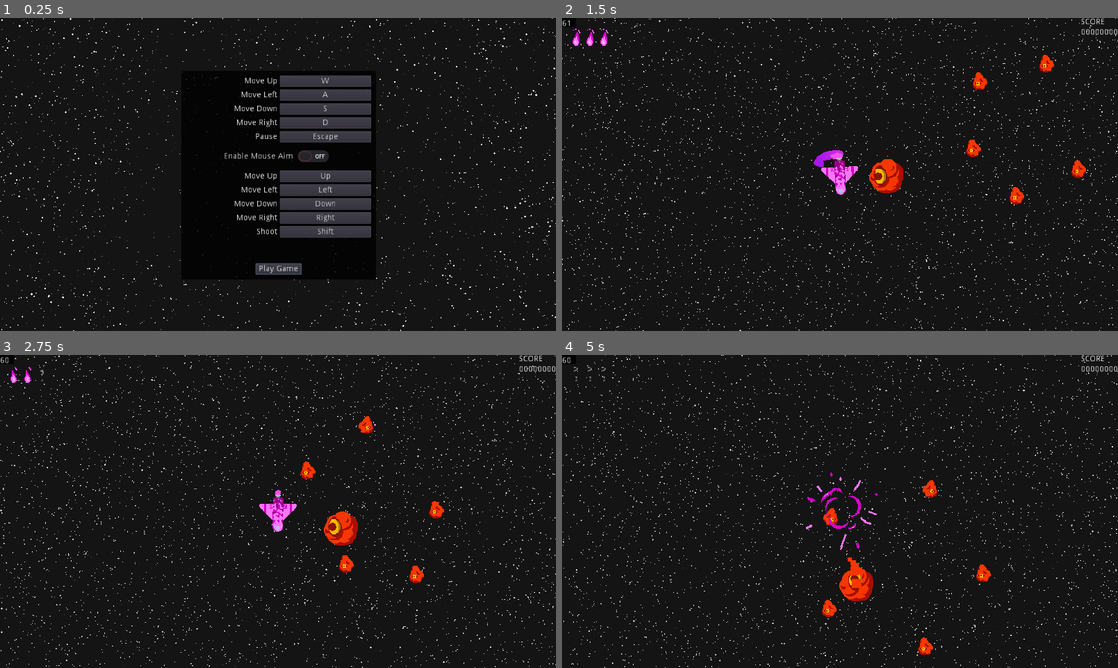
Above: before the commit, frames 1-4 (two rows, left to right).
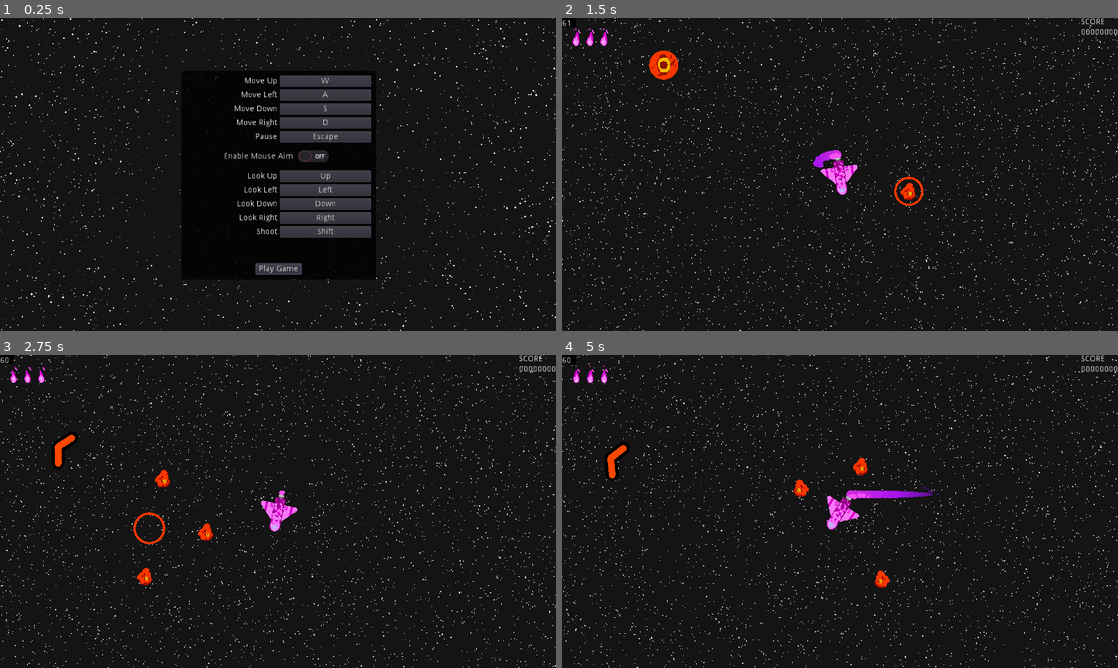
Above: after the commit, the same moments.

Repository: Jellonator/04-Space-Shooter
Game: Godot game, scene res://Gui/StartScreen.tscn
Same seed, same stepped clock (60 frames per second), same inputs: the game is played once before the commit and once after it.
Inputs (mouse positions are in pixels of both pictures, inside the frame that each line leads up to):
- Up to frame 1 (0.25 s): no input
- Up to frame 2 (1.5 s): click "Play Game" at 0.5 s; tap Enter at 1.25 s; move the mouse to (962, 158) at 1.27 s; hold D (move_right) from 1.28 s (still down); hold Down (look_down) from 1.28 s (still down); click (962, 158) at 1.42 s
- Up to frame 3 (2.75 s): tap Left (look_left) at 1.55 s; release D (move_right) at 2 s; release Down (look_down) at 2 s; drag from (166, 527) to (250, 574) at 2.02 s
- Up to frame 4 (5 s): move the mouse to (895, 442) at 2.77 s; hold D (move_right) 2.78-3.5 s; hold Right (look_right) 2.78-3.5 s; tap Up (look_up) at 3.05 s; drag from (812, 574) to (673, 464) at 3.52 s; move the mouse to (1006, 558) at 4.27 s; press the mouse at (1006, 558) at 4.28 s; hold A (move_left) from 4.28 s (still down); tap Left (look_left) at 4.55 s

The runs differ from the first frame. In frame 1, 0.1% of the frame differs, in the area x 42-48%, y 49-65%; in frame 2, 1.8%; in frame 3, 4.8%; in frame 4, 5.3%, in the area x 0-100%, y 0-100%.

Commit message:
Added enemy spawner

Diff:
--- a/Global/Config.gd
+++ b/Global/Config.gd
@@ -33,10 +33,10 @@
 	"move_down": "Move Down",
 	"move_left": "Move Left",
 	"move_right": "Move Right",
-	"look_up": "Move Up",
-	"look_down": "Move Down",
-	"look_left": "Move Left",
-	"look_right": "Move Right",
+	"look_up": "Look Up",
+	"look_down": "Look Down",
+	"look_left": "Look Left",
+	"look_right": "Look Right",
 	"action_shoot_mouse": "Shoot",
 	"action_shoot_nonmouse": "Shoot",
 	"game_pause": "Pause"
@@ -119,8 +119,7 @@
 func _update_events():
 	for name in SECTION_KEY_ELEMENTS.keys():
 		var events = config.get_value(SECTION_KEYS, name);
-		InputMap.erase_action(name);
-		InputMap.add_action(name);
+		InputMap.action_erase_events(name)
 		if typeof(events) == TYPE_ARRAY:
 			for event in events:
 				InputMap.action_add_event(name, event);
--- a/Object/Enemy/EnemyBase.gd
+++ b/Object/Enemy/EnemyBase.gd
@@ -8,19 +8,27 @@
 export var drag := 0.1
 export var weight := 1.0
 export var score_value := 1000
+export var spawner_radius := 32.0
 
 var health := 1
 var mod_timer := 0.0
 var death_timer := 1.0
 var smat: ShaderMaterial
 var velocity := Vector2(0, 0)
+var paused := false
 
 signal killed();
+
+func get_spawner_radius() -> float:
+	return spawner_radius
 
 func _ready():
 	health = max_health
 	smat = ShaderMaterial.new()
 	smat.shader = shader
+
+func is_paused():
+	return health <= 0 or paused
 
 func is_dead():
 	return health <= 0
@@ -60,15 +68,16 @@
 			queue_free()
 		else:
 			smat.set_shader_param("death", death_timer)
-	velocity = move_and_slide(velocity)
-	for i in range(get_slide_count()):
-		var col := get_slide_collision(i)
-		if col.collider.has_method("do_damage"):
-			col.collider.do_damage(1, col.normal * -300)
-	if velocity.length() > 1e-4:
-		velocity += -drag * velocity * velocity * delta * velocity.normalized()
-	else:
-		velocity = Vector2(0, 0)
+	if not is_paused():
+		velocity = move_and_slide(velocity)
+		for i in range(get_slide_count()):
+			var col := get_slide_collision(i)
+			if col.collider.has_method("do_damage"):
+				col.collider.do_damage(1, col.normal * -300)
+		if velocity.length() > 1e-4:
+			velocity += -drag * velocity * velocity * delta * velocity.normalized()
+		else:
+			velocity = Vector2(0, 0)
 
 func add_velocity(accel: Vector2):
 	velocity += accel
--- /dev/null
+++ b/Object/Enemy/EnemySpawner.gd
@@ -0,0 +1,31 @@
+extends Node2D
+
+export(PackedScene) var scene: PackedScene;
+
+var node
+var radius: float
+
+onready var node_sprite := $Sprite
+onready var mat_sprite := node_sprite.material as ShaderMaterial
+
+func _ready():
+	node = scene.instance()
+	node.position = Vector2(320, 320)
+	node.paused = true
+	radius = node.get_spawner_radius() + 8.0
+	$Viewport.add_child(node)
+
+var t := 0.0
+
+func _physics_process(delta):
+	t += delta * 2.0
+	var rad = (sin(t - PI*0.5) * 0.5 + 0.5) * radius
+	mat_sprite.set_shader_param("radius", rad)
+	if t >= PI and node != null:
+		$Viewport.remove_child(node)
+		get_parent().add_child(node)
+		node.paused = false
+		node.global_position = self.global_position
+		node = null
+	if t >= 2 * PI:
+		queue_free()
--- /dev/null
+++ b/Object/Enemy/EnemySpawner.tscn
@@ -0,0 +1,39 @@
+[gd_scene load_steps=5 format=2]
+
+[ext_resource path="res://Object/Enemy/EnemySpawner.gd" type="Script" id=1]
+
+[sub_resource type="Shader" id=2]
+code = "shader_type canvas_item;
+
+uniform float radius;
+
+void fragment() {
+	vec2 center = vec2(0.5, 0.5) / TEXTURE_PIXEL_SIZE;
+	float dis = distance(center, UV / TEXTURE_PIXEL_SIZE);
+	if (abs(dis - radius + 2.0) < 2.0) {
+		COLOR = vec4(248.0, 56.0, 0.0, 256.0) / 256.0;
+	} else if (dis < radius) {
+		COLOR = texture(TEXTURE, UV);
+	} else {
+		COLOR = vec4(0, 0, 0, 0);
+	}
+}"
+
+[sub_resource type="ShaderMaterial" id=3]
+shader = SubResource( 2 )
+shader_param/radius = null
+
+[sub_resource type="ViewportTexture" id=1]
+viewport_path = NodePath("Viewport")
+
+[node name="Spawner" type="Node2D"]
+script = ExtResource( 1 )
+
+[node name="Viewport" type="Viewport" parent="."]
+size = Vector2( 640, 640 )
+transparent_bg = true
+render_target_v_flip = true
+
+[node name="Sprite" type="Sprite" parent="."]
+material = SubResource( 3 )
+texture = SubResource( 1 )
--- a/Object/Enemy/EyeEnemy.gd
+++ b/Object/Enemy/EyeEnemy.gd
@@ -19,7 +19,7 @@
 	shoot_time = rand_range(0.8, 1.2)
 
 func _physics_process(delta):
-	if is_dead():
+	if is_paused():
 		return
 	var player = GameUtil.get_nearest_player(global_position)
 	if player == null:
--- a/Object/Enemy/SmallBoys/SmallboyCircle.gd
+++ b/Object/Enemy/SmallBoys/SmallboyCircle.gd
@@ -8,6 +8,18 @@
 const BOY_SPEED := SPEED
 export var num_boys := 3
 var velocity := Vector2(0, 0)
+var paused := false setget set_paused, get_paused
+
+func get_spawner_radius() -> float:
+	return 32.0
+
+func set_paused(value: bool):
+	paused = value
+	for boy in boys:
+		boy.paused = get_paused()
+
+func get_paused() -> bool:
+	return paused
 
 var boys := []
 var t := 0.0
@@ -15,15 +27,17 @@
 func _ready():
 	for i in range(num_boys):
 		var boy := scene_boy.instance()
-		get_tree().current_scene.call_deferred("add_child", boy)
+		add_child(boy)
 		boys.append(boy)
-		boy.position = self.global_position
+		boy.paused = paused
 		boy.connect("killed", self, "_on_boy_killed", [boy])
 
 func _physics_process(delta):
 	var n := boys.size()
 	if n == 0:
 		queue_free()
+		return
+	if paused:
 		return
 	var radius := n * RADIUS_SCALE + BASE_RADIUS
 	var p1 = Vector2(radius, 0)
@@ -41,10 +55,12 @@
 	var player = GameUtil.get_nearest_player(global_position)
 	if player != null:
 		var diff = player.global_position - global_position
-		if diff.length() > radius:
-			self.position += diff.normalized() * delta * SPEED
-		else:
-			self.position -= diff.normalized() * delta * SPEED
+		var movement = diff.normalized() * delta * SPEED
+		if diff.length() < radius:
+			movement *= -1
+		self.position += movement
+		for boy in boys:
+			boy.position -= movement
 
 func _on_boy_killed(boy):
 	boys.erase(boy)
--- a/World/Game.tscn
+++ b/World/Game.tscn
@@ -8,6 +8,7 @@
 [ext_resource path="res://World/Pause.gd" type="Script" id=6]
 [ext_resource path="res://World/EnemyLocator.gd" type="Script" id=7]
 [ext_resource path="res://Object/Enemy/SmallBoys/SmallboyCircle.tscn" type="PackedScene" id=8]
+[ext_resource path="res://Object/Enemy/EnemySpawner.tscn" type="PackedScene" id=9]
 
 [sub_resource type="StyleBoxFlat" id=1]
 content_margin_left = 8.0
@@ -25,14 +26,12 @@
 
 [node name="StarRenderer" parent="." instance=ExtResource( 3 )]
 
-[node name="EyeEnemy" parent="." instance=ExtResource( 4 )]
-position = Vector2( 384, 192 )
-
 [node name="CanvasLayer" type="CanvasLayer" parent="."]
 pause_mode = 2
 
 [node name="Pause" type="Control" parent="CanvasLayer"]
 pause_mode = 2
+visible = false
 anchor_right = 1.0
 anchor_bottom = 1.0
 script = ExtResource( 6 )
@@ -82,7 +81,10 @@
 [node name="EnemyLocator" type="Node2D" parent="CanvasLayer"]
 script = ExtResource( 7 )
 
-[node name="SmallboyCircle" parent="." instance=ExtResource( 8 )]
-position = Vector2( 686.318, 102.106 )
-num_boys = 5
+[node name="Spawner" parent="." instance=ExtResource( 9 )]
+scene = ExtResource( 4 )
+
+[node name="Spawner2" parent="." instance=ExtResource( 9 )]
+position = Vector2( 423.159, 217.895 )
+scene = ExtResource( 8 )
 [connection signal="pressed" from="CanvasLayer/Pause/Margin/Panel/VBox/Center/Unpause" to="CanvasLayer/Pause" method="_on_Unpause_pressed"]
Not shown: 1 places in World/Game.tscn that only renumber resources
